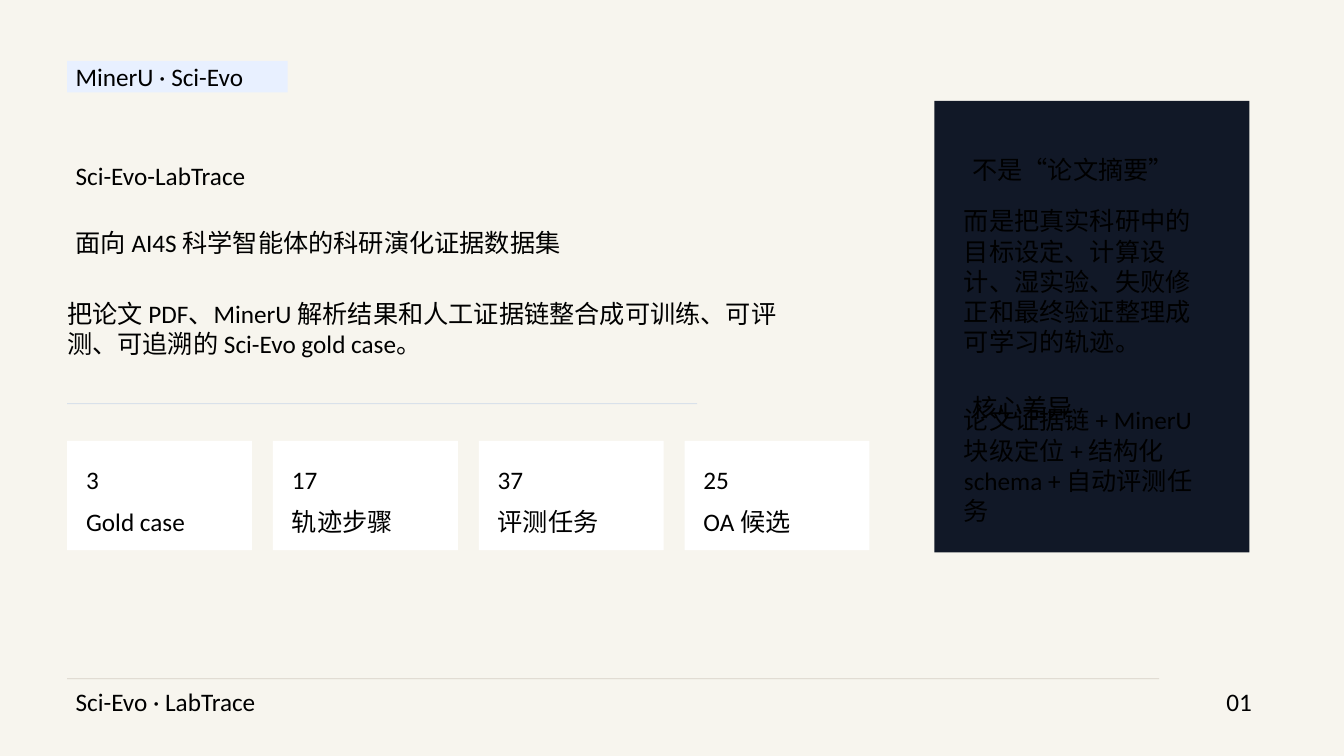
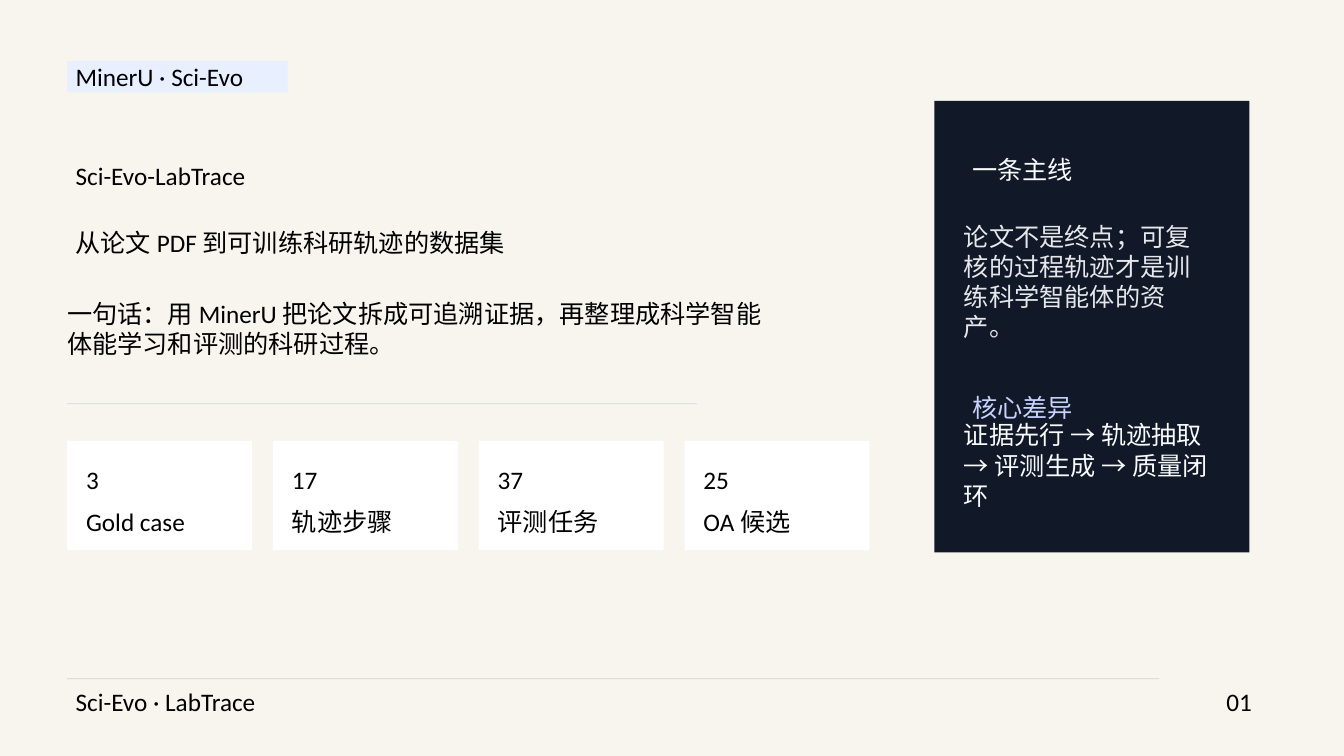
Before and after one commit to medisean/Sci-Evo-LabTrace, a slide deck: slide 1 of outputs/submission_pack/deliverables/scievo_labtrace_overview.pptx. Drawn at 1344x756 pixels with LibreOffice and Linux fonts; fonts in the diff are those of the drawing. Boxes give left, top, right and bottom in pixels: in the first picture for what was removed or moved away, otherwise in the second. Text is boxed around its words. In the diff, an @@ line names an element or a change of style, - is before the commit and + after.

```diff
--- a/outputs/submission_pack/deliverables/scievo_labtrace_overview.pptx
+++ b/outputs/submission_pack/deliverables/scievo_labtrace_overview.pptx
@@ text added at box(972, 157, 1073, 181), 18 pt, text #F8FAFC @@
+一条主线
@@ text at box(76, 230, 505, 254): text changed @@
-面向 AI4S 科学智能体的科研演化证据数据集
+从论文 PDF 到可训练科研轨迹的数据集
@@ text added at box(964, 225, 1191, 338), 18 pt, text #E5E7EB @@
+论文不是终点；可复核的过程轨迹才是训练科学智能体的资产。
@@ text at box(67, 301, 762, 355): text changed @@
-把论文 PDF、MinerU 解析结果和人工证据链整合成可训练、可评测、可追溯的 Sci-Evo gold case。
+一句话：用 MinerU 把论文拆成可追溯证据，再整理成科学智能体能学习和评测的科研过程。
@@ text added at box(972, 396, 1073, 419), 18 pt, text #C7D2FE @@
+核心差异
@@ text at box(964, 423, 1208, 507): text changed; text colour #000000 to #F8FAFC @@
-论文证据链 + MinerU 块级定位 + 结构化 schema + 自动评测任务
+证据先行 → 轨迹抽取 → 评测生成 → 质量闭环
```
Also in this commit, not shown: 9 other slides changed, 1 other file.
